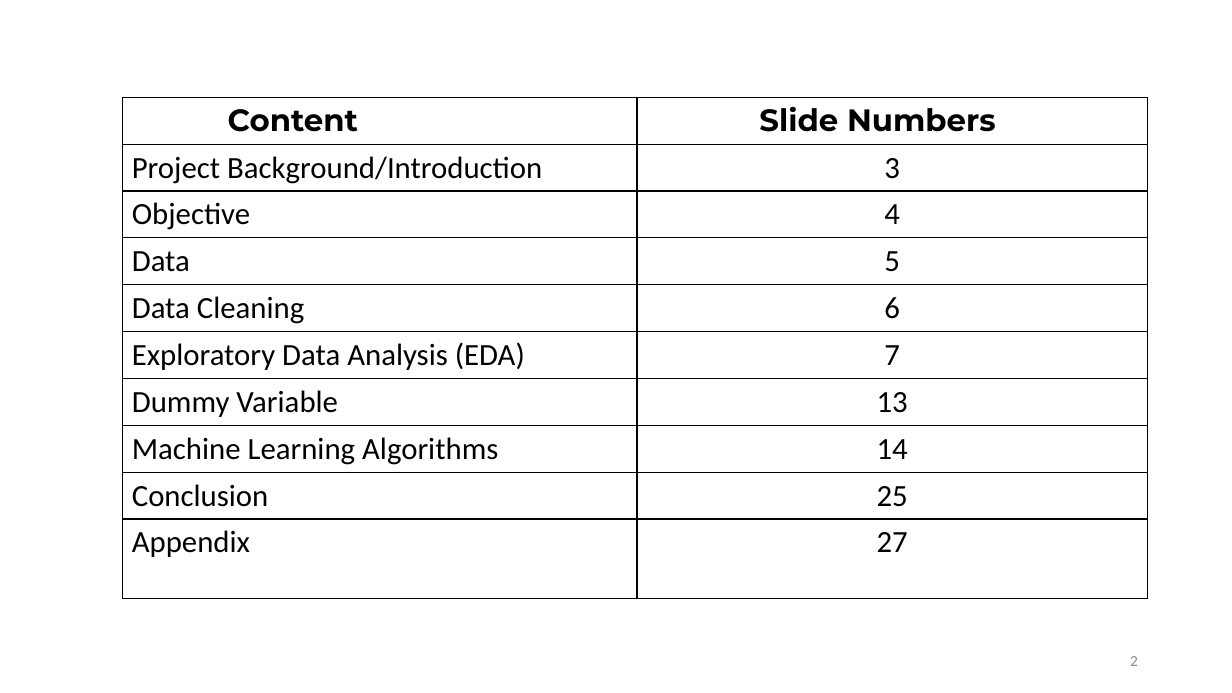
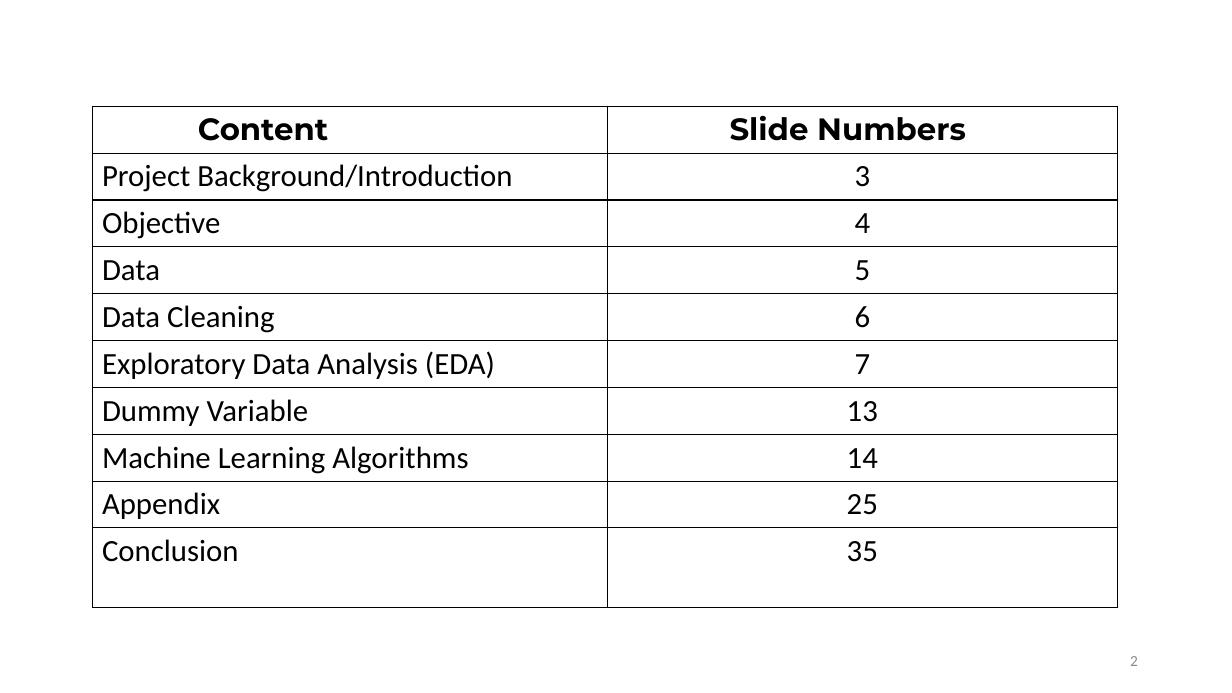
Before and after one commit to adepu93/Classification-Credit-Risk-prediction-, a slide deck: slide 2 of Presentation1.pptx. Drawn at 1232x693 pixels with LibreOffice and Linux fonts; fonts in the diff are those of the drawing; background and template pictures are left out. Boxes give left, top, right and bottom in pixels: in the first picture for what was removed or moved away, otherwise in the second. Text is boxed around its words. In the diff, an @@ line names an element or a change of style, - is before the commit and + after.

```diff
--- a/Presentation1.pptx
+++ b/Presentation1.pptx
@@ table at (92,106,1117,603) @@
-row 9, column 1: Conclusion
+row 9, column 1: Appendix
-row 10, column 1: Appendix
+row 10, column 1: Conclusion
-row 10, column 2: 27
+row 10, column 2: 35
@@ table: place and size @@
-table at (123,97,1148,593)
+table at (92,106,1117,603)
```
Also in this commit, not shown: 4 other slides changed.
